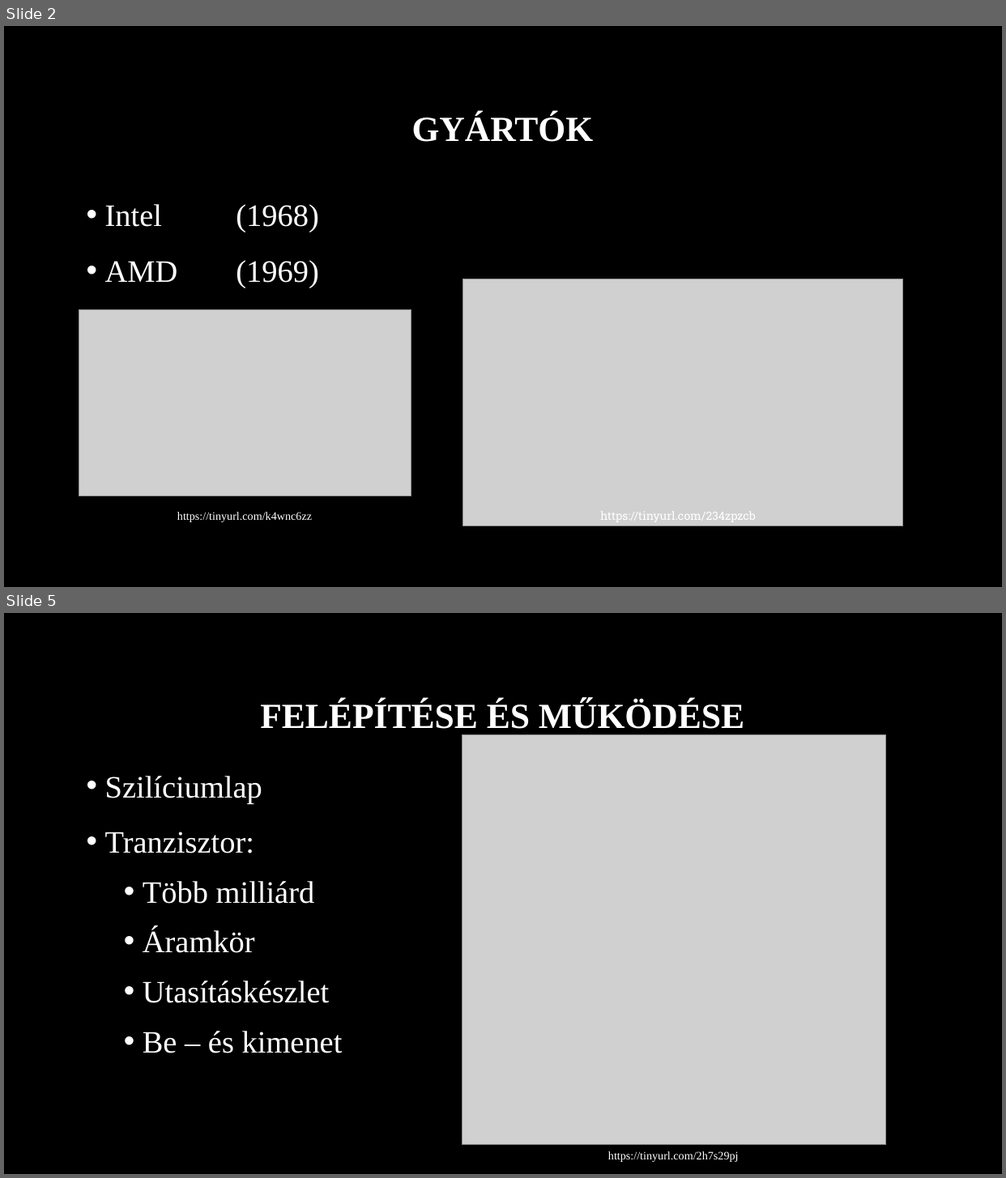
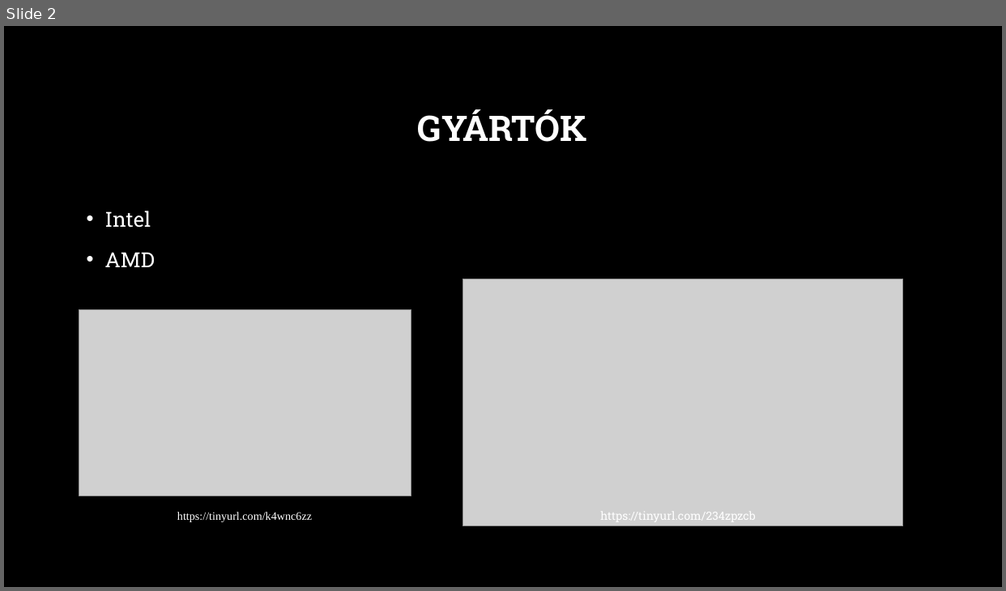
Before and after one commit to MszrsRicsi/Paprika, a slide deck: Processzorok.pptx. Shown one above the other, each under a label of ours: slides 2 and 5 before the commit, slide 2 after it; the slides between them are not shown. The pictures are 1006x1178 and 1006x591 pixels, drawn with LibreOffice and Linux fonts; fonts in the diff are those of the drawing; grey boxes stand for pictures; background and template pictures are left out. Boxes give left, top, right and bottom in pixels: in the first picture for what was removed or moved away, otherwise in the second. Text is boxed around its words. In the diff, an @@ line names an element or a change of style, - is before the commit and + after.

```diff
--- a/Processzorok.pptx
+++ b/Processzorok.pptx
@@ slide 5 removed at [4,613,1002,1174], background picture (left out) @@
@@ title removed at [260,700,744,735] @@
-FELÉPÍTÉSE ÉS MŰKÖDÉSE
@@ picture removed at [462,735,886,1145] @@
@@ text removed at [105,776,343,1054] @@
-• Szilíciumlap
-• Tranzisztor:
-  • Több milliárd
-  • Áramkör
-  • Utasításkészlet
-  • Be – és kimenet
@@ text removed at [608,1152,739,1162] @@
-https://tinyurl.com/2h7s29pj
@@ slide 2 changed as well @@
@@ title "GYÁRTÓK" at [418,109,587,142]: font Times New Roman to Roboto Slab @@
@@ text at [105,211,155,267]: text changed; size 30 to 20 pt; font Times New Roman to Roboto Slab @@
-• Intel (1968)
-• AMD (1969)
+• Intel
+• AMD
```
Also in this commit, not shown: 3 other slides changed, 6 slides added, 8 other slides removed, 2 other files.
